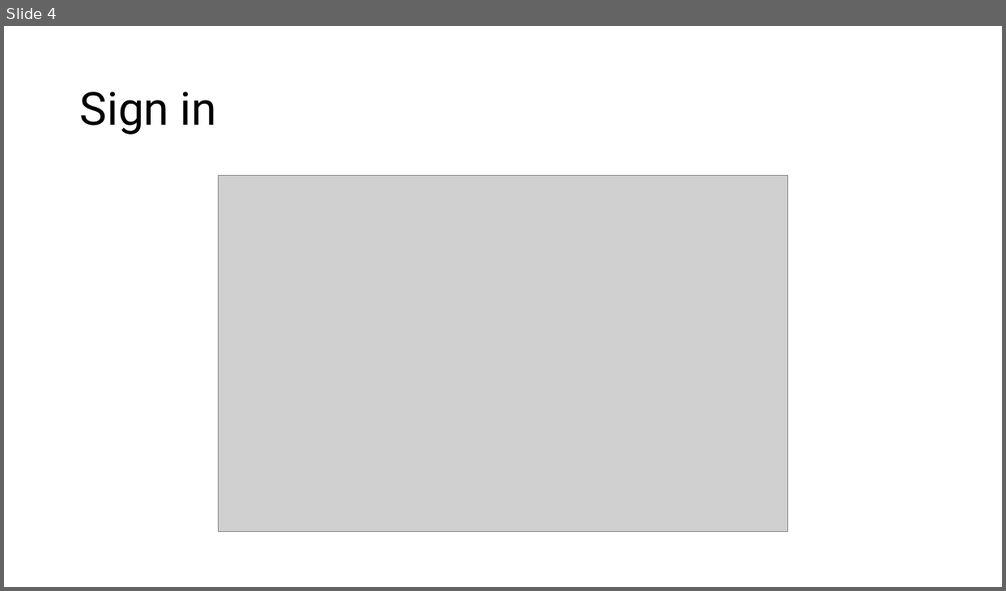
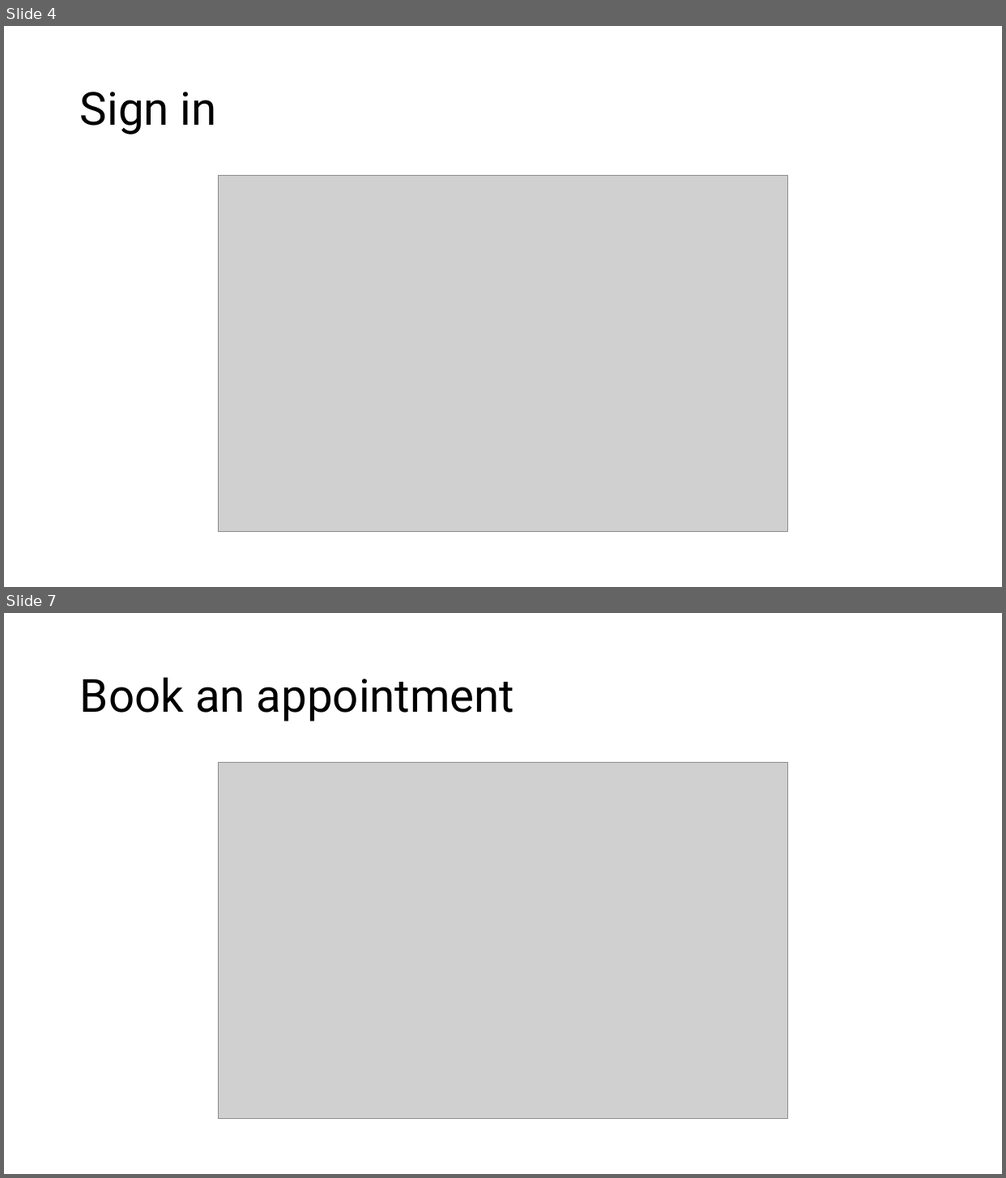
Before and after one commit to PeterCullenBurbery/software-engineering-2, a slide deck: presentation.pptx. Shown one above the other, each under a label of ours: slide 4 before the commit, slides 4 and 7 after it; the slides between them are not shown. The pictures are 1006x591 and 1006x1178 pixels, drawn with LibreOffice and Linux fonts; fonts in the diff are those of the drawing; grey boxes stand for pictures. Boxes give left, top, right and bottom in pixels: in the first picture for what was removed or moved away, otherwise in the second. Text is boxed around its words. In the diff, an @@ line names an element or a change of style, - is before the commit and + after.

```diff
--- a/presentation.pptx
+++ b/presentation.pptx
@@ slide 7 added at bbox=[4, 613, 1002, 1174], background #FFFFFF @@
@@ title added at bbox=[80, 677, 515, 722], 44 pt, text #000000 @@
+Book an appointment
@@ picture added at bbox=[218, 763, 788, 1119] @@
```
Also in this commit, not shown: 7 other slides added, 1 slide removed.
